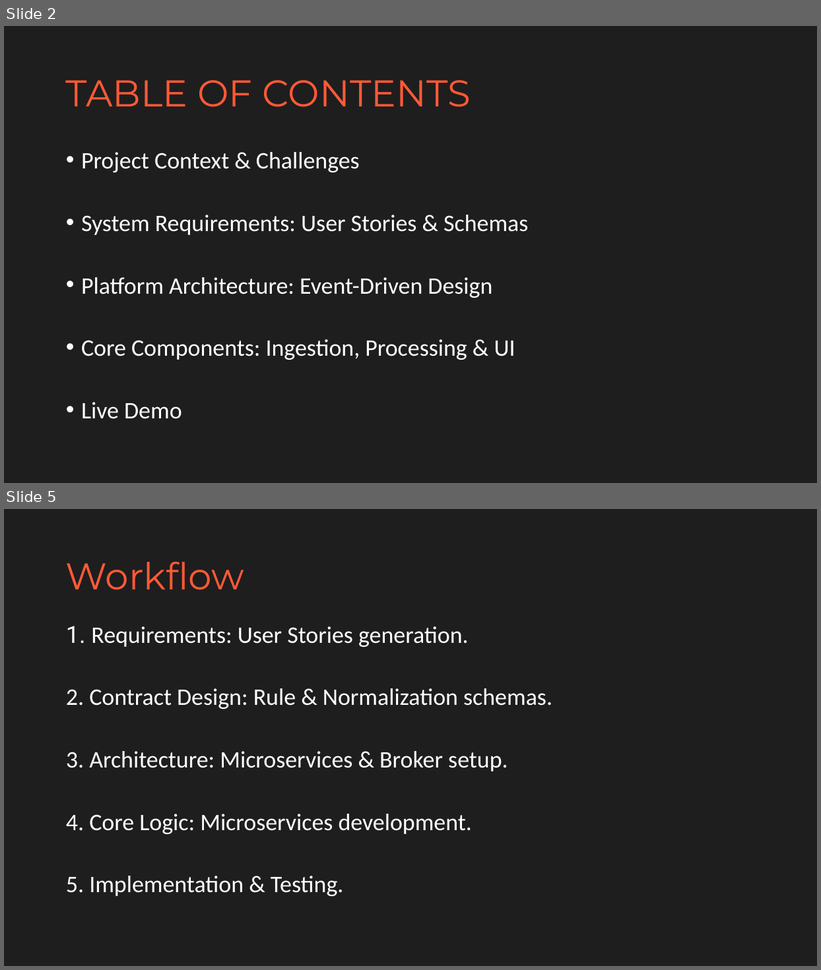
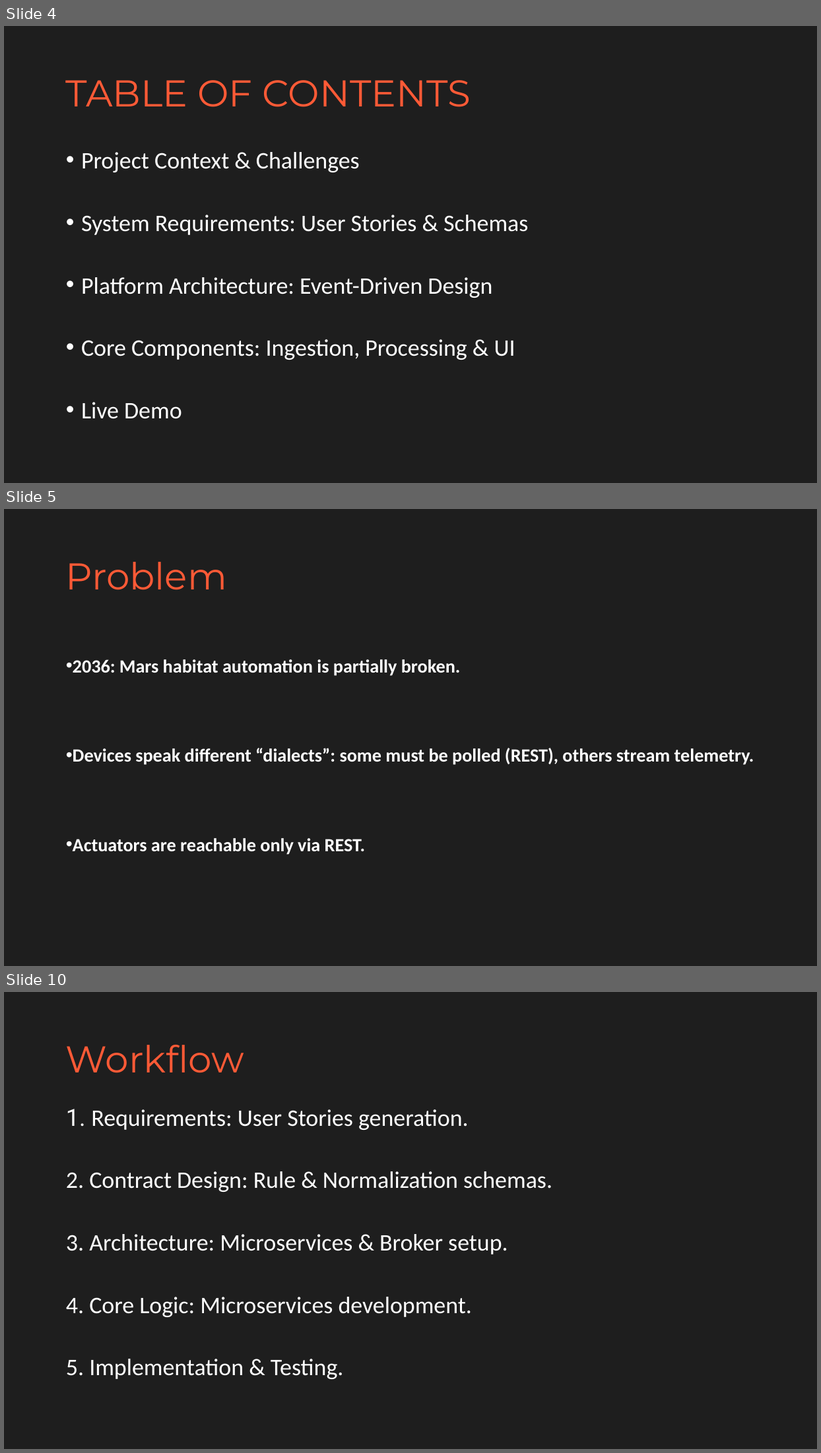
Before and after one commit to abdulkader2230150-creator/2230150_promptEngineers, a slide deck: booklets/presentation_MARS.pptx. Shown one above the other, each under a label of ours: slides 2 and 5 before the commit, slides 4, 5 and 10 after it; the slides between them are not shown. The pictures are 821x970 and 821x1453 pixels, drawn with LibreOffice and Linux fonts; fonts in the diff are those of the drawing. Boxes give left, top, right and bottom in pixels: in the first picture for what was removed or moved away, otherwise in the second. Text is boxed around its words. In the diff, an @@ line names an element or a change of style, - is before the commit and + after.

```diff
--- a/booklets/presentation_MARS.pptx
+++ b/booklets/presentation_MARS.pptx
@@ slide 5 added at bbox=[4, 509, 817, 966], background #1E1E1E @@
@@ title added at bbox=[66, 562, 227, 590], 44 pt, text #FF5A36 @@
+Problem
@@ text added at bbox=[73, 659, 754, 855], 22 pt, text #FFFFFF, bold @@
+• 2036: Mars habitat automation is partially broken.
+• Devices speak different “dialects”: some must be polled (REST), others stream telemetry.
+• Actuators are reachable only via REST.
@@ what was slide 2 is now slide 4 @@
@@ what was slide 5 is now slide 10 @@
```
Also in this commit, not shown: 3 slides changed, 6 other slides added, 2 slides removed.
